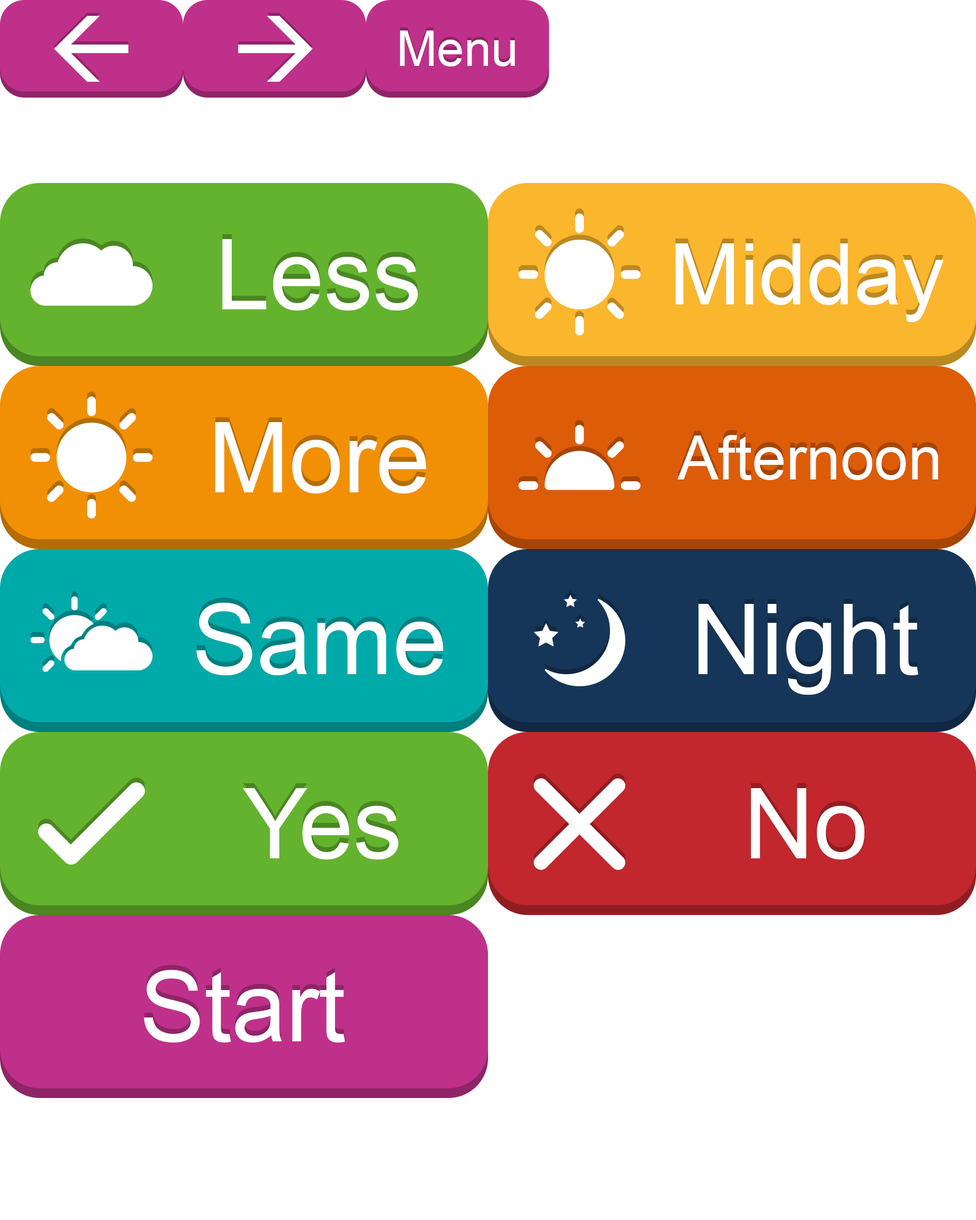
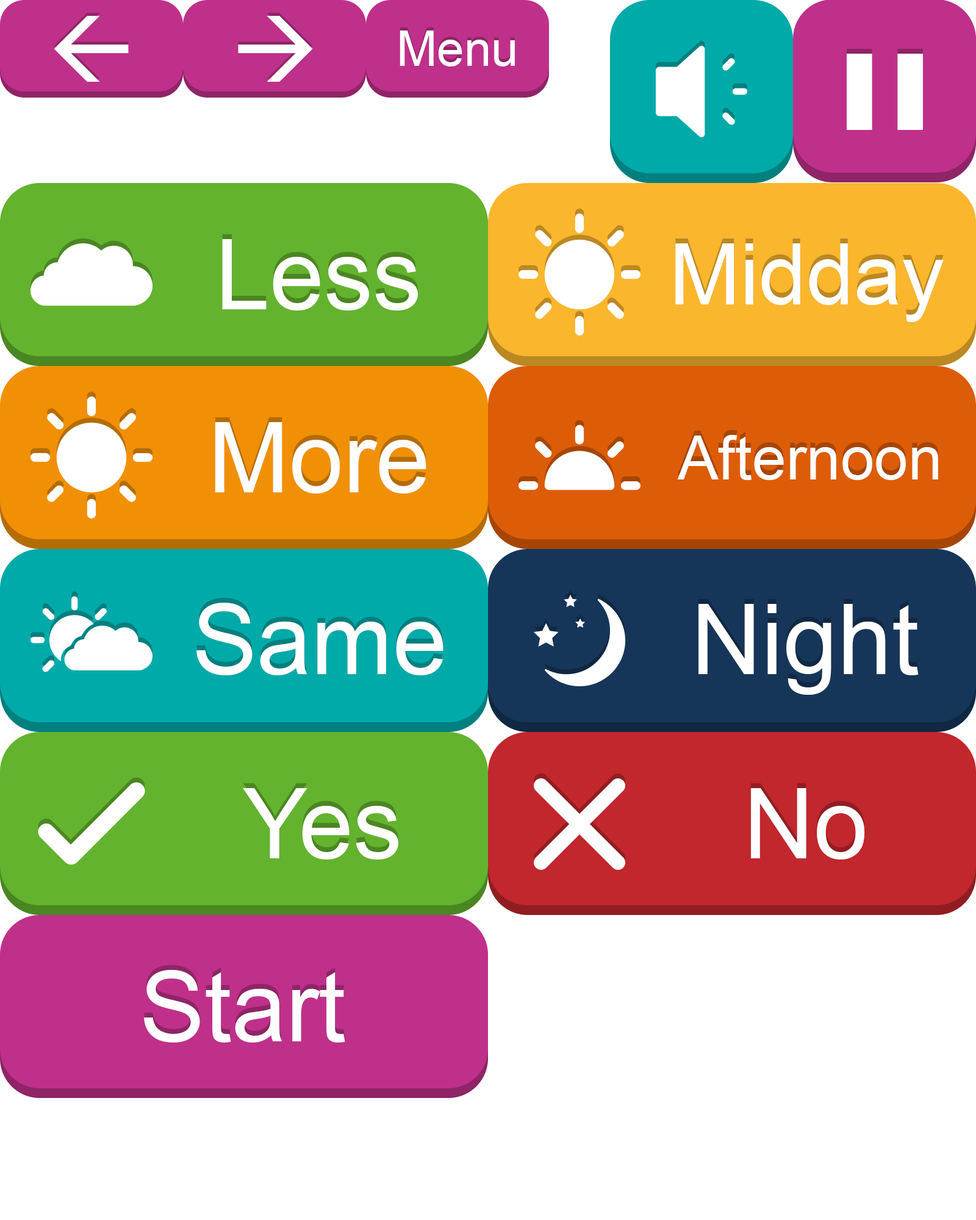
Before/after of a (976, 1220) layered artwork. What changed in the layer stack:
added group "Square" with 6 layers above "Big" over [610, 0, 976, 184]
added group "Speaker" with 2 layers in group "Square" over [610, 0, 794, 184]
added layer "Shape 2" (1st of 4, in "Square" › "Speaker") in group "Speaker" over [655, 45, 748, 138]
added layer "Color Fill 1" (1st of 11, in "Square" › "Speaker") in group "Speaker" over [610, 0, 794, 184]
added group "Pause" with 2 layers in group "Square" over [793, 0, 976, 183]
added layer "Shape 2" (2nd of 4, in "Square" › "Pause") in group "Pause" over [871, 53, 899, 130]
added layer "Color Fill 1" (2nd of 11, in "Square" › "Pause") in group "Pause" over [793, 0, 976, 183]
